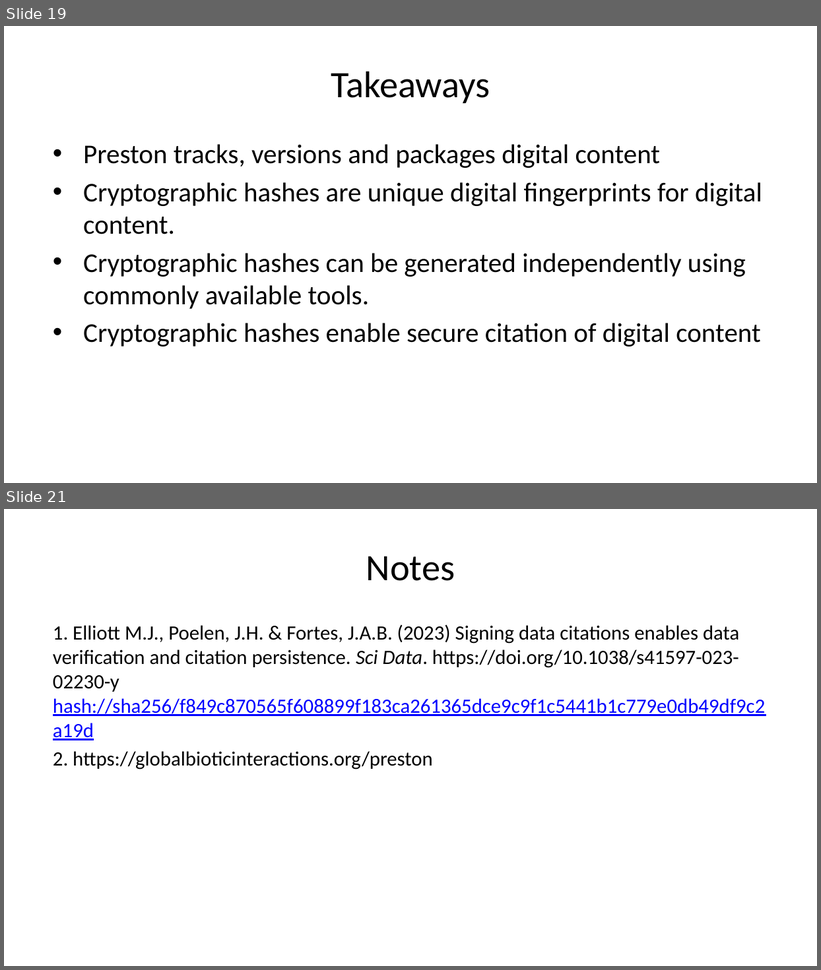
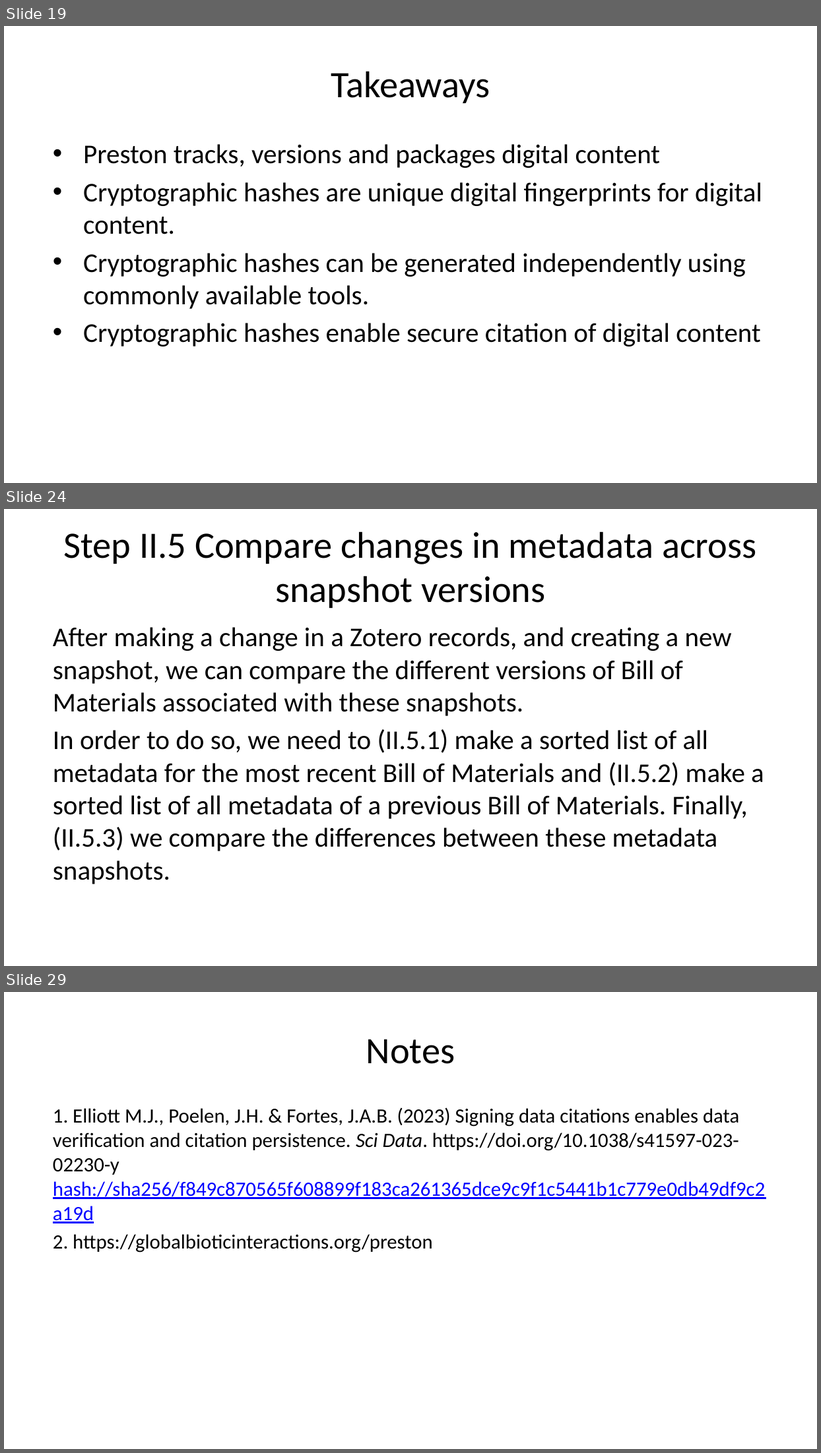
Before and after one commit to bat-literature/bat-literature.github.io, a slide deck: workshop.pptx. Shown one above the other, each under a label of ours: slides 19 and 21 before the commit, slides 19, 24 and 29 after it; the slides between them are not shown. The pictures are 821x970 and 821x1453 pixels, drawn with LibreOffice and Linux fonts; fonts in the diff are those of the drawing. Boxes give left, top, right and bottom in pixels: in the first picture for what was removed or moved away, otherwise in the second. Text is boxed around its words. In the diff, an @@ line names an element or a change of style, - is before the commit and + after.

Commit message:
update workshop materials

```diff
--- a/workshop.pptx
+++ b/workshop.pptx
@@ slide 24 added at (4,509,817,966), background #FFFFFF @@
@@ title added at (63,531,757,608), 33 pt, text #000000 @@
+Step II.5 Compare changes in metadata across snapshot versions
@@ text added at (53,627,764,885), 24 pt, text #000000 @@
+After making a change in a Zotero records, and creating a new snapshot, we can compare the different versions of Bill of Materials associated with these snapshots.
+In order to do so, we need to (II.5.1) make a sorted list of all metadata for the most recent Bill of Materials and (II.5.2) make a sorted list of all metadata of a previous Bill of Materials. Finally, (II.5.3) we compare the differences between these metadata snapshots.
@@ what was slide 21 is now slide 29 @@
```
Also in this commit, not shown: 1 slide changed, 7 other slides added, 2 other files.
